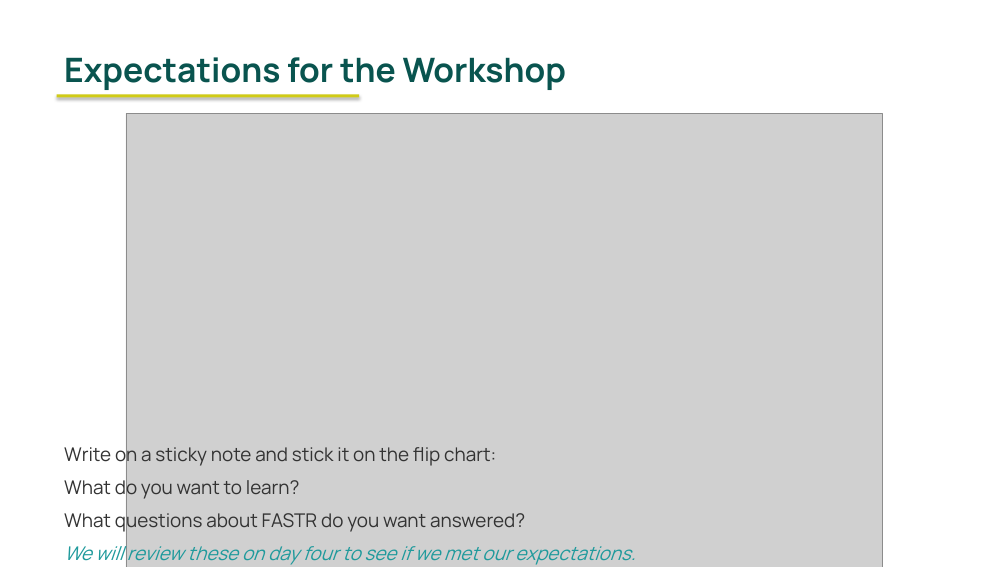
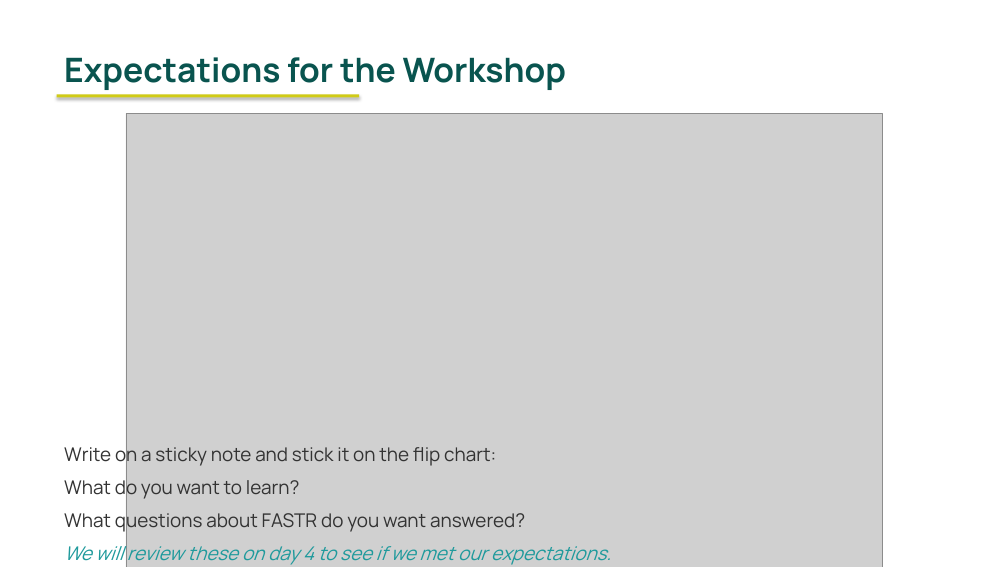
Before and after one commit to FASTR-Analytics/fastr-resource-hub, a slide deck: slide 5 of outputs/2026-zambia_deck.pptx. Drawn at 1008x567 pixels with LibreOffice and Linux fonts; fonts in the diff are those of the drawing; grey boxes stand for pictures. Boxes give left, top, right and bottom in pixels: in the first picture for what was removed or moved away, otherwise in the second. Text is boxed around its words. In the diff, an @@ line names an element or a change of style, - is before the commit and + after.

Commit message:
update slides and app

```diff
--- a/outputs/2026-zambia_deck.pptx
+++ b/outputs/2026-zambia_deck.pptx
@@ text at [64,546,611,565]: text changed @@
-We will review these on day four to see if we met our expectations.
+We will review these on day 4 to see if we met our expectations.
```
Also in this commit, not shown: 1 slide added, 1 slide removed, 18 other files.
